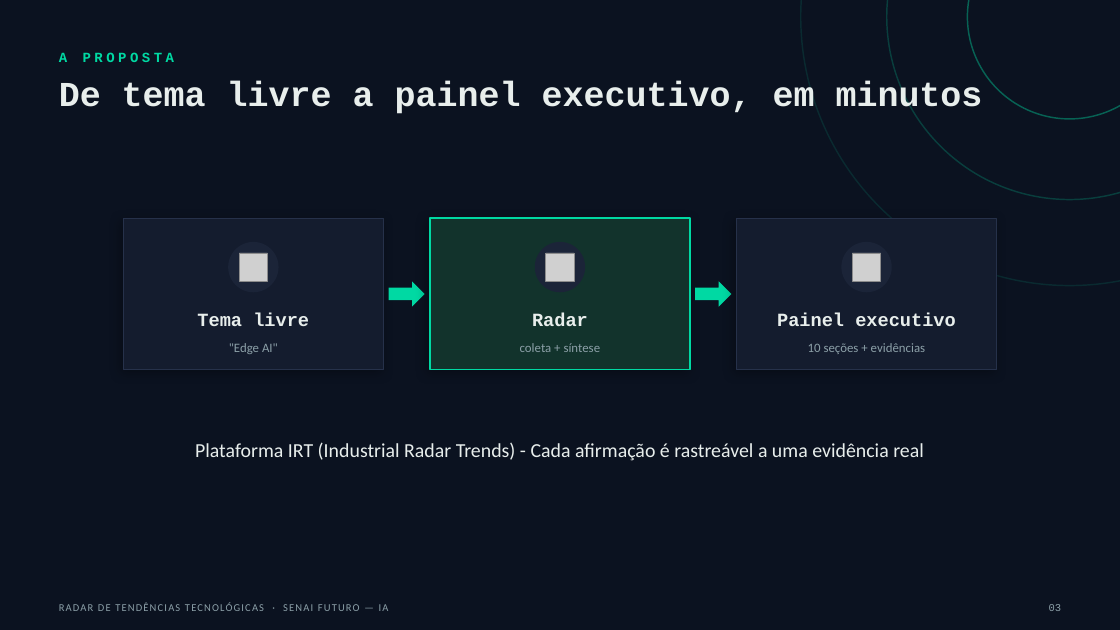
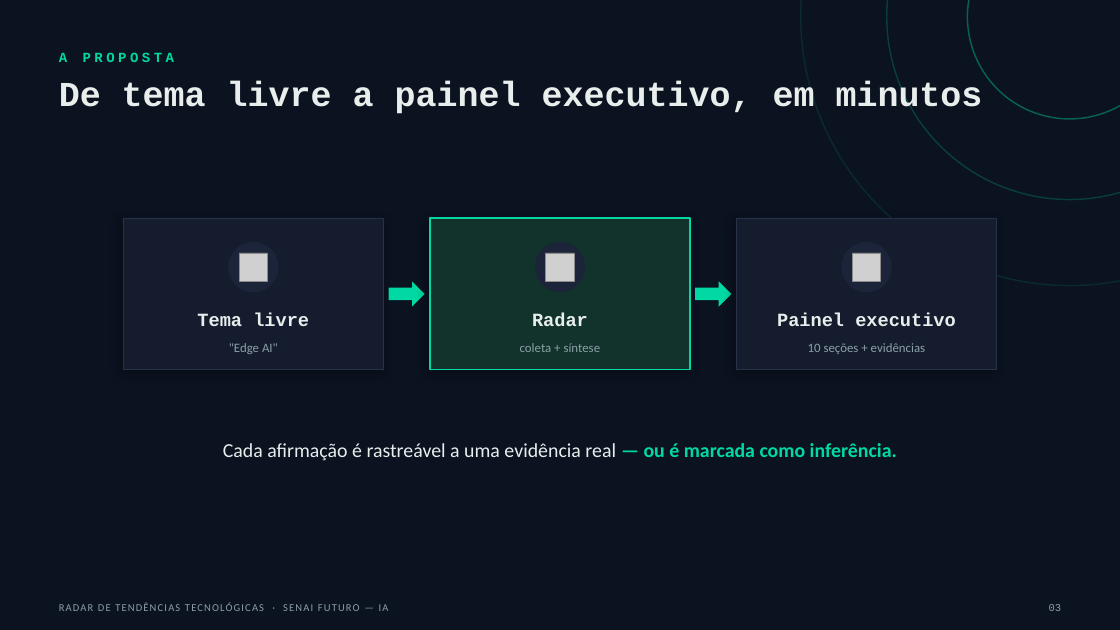
Before and after one commit to Carlosaaajr/radar-tendencias-tecnologicas, a slide deck: slide 3 of docs/apresentacao/radar-tendencias-apresentacao.pptx. Drawn at 1120x630 pixels with LibreOffice and Linux fonts; fonts in the diff are those of the drawing; grey boxes stand for pictures. Boxes give left, top, right and bottom in pixels: in the first picture for what was removed or moved away, otherwise in the second. Text is boxed around its words. In the diff, an @@ line names an element or a change of style, - is before the commit and + after.

Commit message:
docs: record industrial-scope fix and Co-STORM roadmap in review + deck
Documents the industrial_scope.py finding/mitigation as its own critical
review entry (6th known bias) and expands the Co-STORM roadmap item from
"guided exploration UX" to explicitly cover both collection and
synthesis improvement, consistently across critical-review.md,
arguicao.md and criterios-avaliacao.md.

Presentation deck: adds Co-STORM as a 5th card on the "Evoluções
priorizadas" slide (it was the #1 priority in every written doc but
absent from the deck itself).

```diff
--- a/docs/apresentacao/radar-tendencias-apresentacao.pptx
+++ b/docs/apresentacao/radar-tendencias-apresentacao.pptx
@@ text at <box>223,443,897,461</box>: text changed @@
-Plataforma IRT (Industrial Radar Trends) - Cada afirmação é rastreável a uma evidência real
+Cada afirmação é rastreável a uma evidência real — ou é marcada como inferência.
```
Also in this commit, not shown: 4 other slides changed, 1 slide added, 4 other files.
